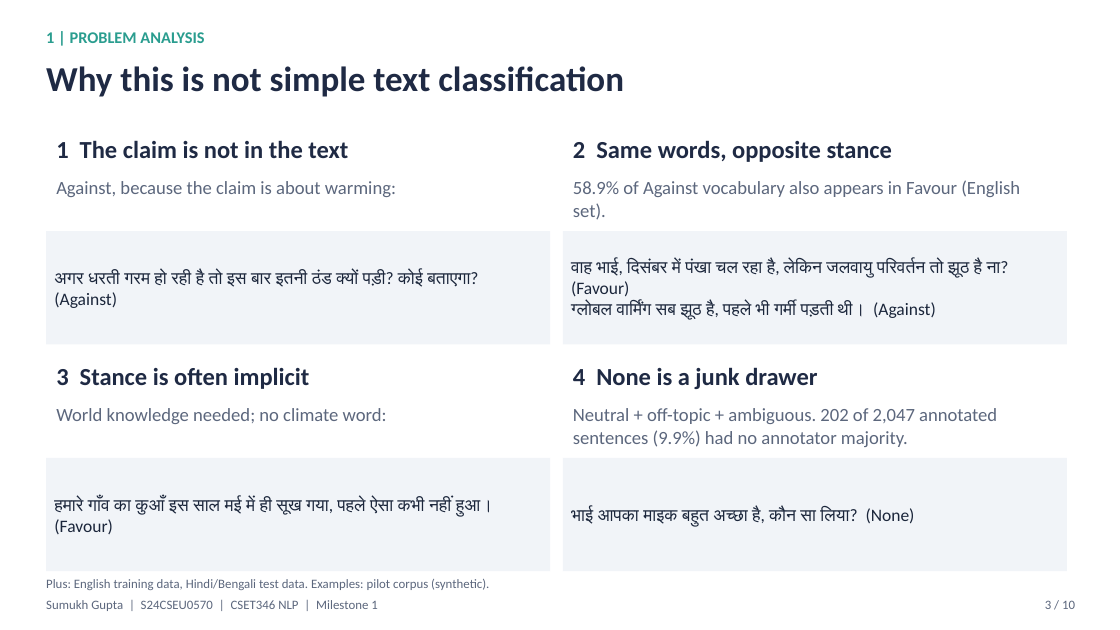
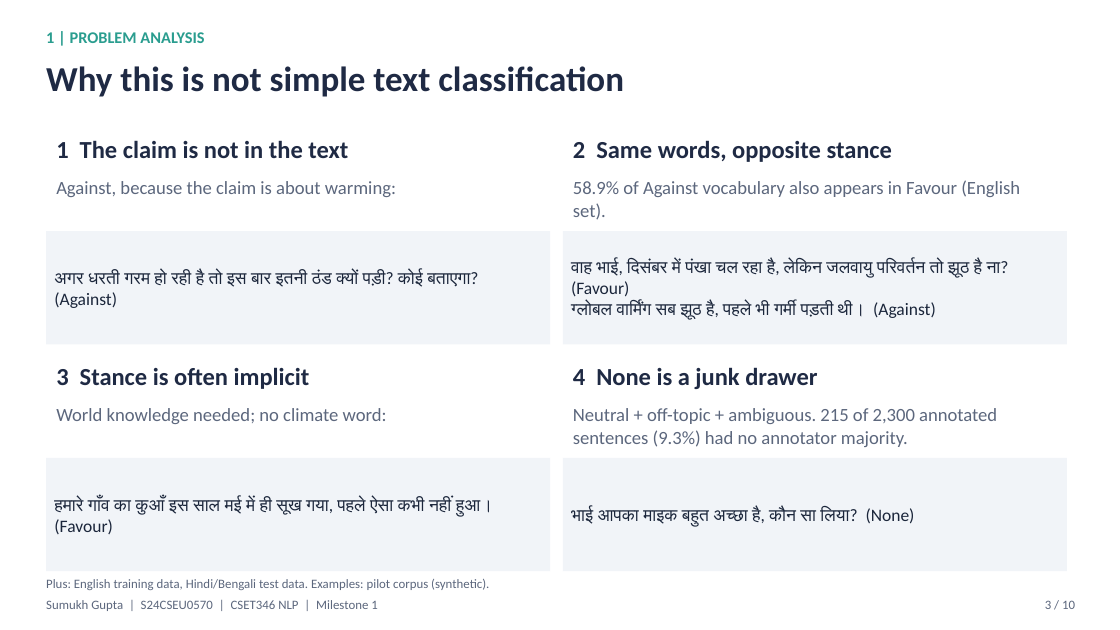
Before and after one commit to sumukh-dgaf/indic-climate-stance, a slide deck: slide 3 of outputs/Milestone1_Sumukh_S24CSEU0570.pptx. Drawn at 1120x630 pixels with LibreOffice and Linux fonts; fonts in the diff are those of the drawing. Boxes give left, top, right and bottom in pixels: in the first picture for what was removed or moved away, otherwise in the second. Text is boxed around its words. In the diff, an @@ line names an element or a change of style, - is before the commit and + after.

```diff
--- a/outputs/Milestone1_Sumukh_S24CSEU0570.pptx
+++ b/outputs/Milestone1_Sumukh_S24CSEU0570.pptx
@@ text at (573,408,997,447): text changed @@
-Neutral + off-topic + ambiguous. 202 of 2,047 annotated sentences (9.9%) had no annotator majority.
+Neutral + off-topic + ambiguous. 215 of 2,300 annotated sentences (9.3%) had no annotator majority.
```
Also in this commit, not shown: 4 other slides changed, 1 other file.
